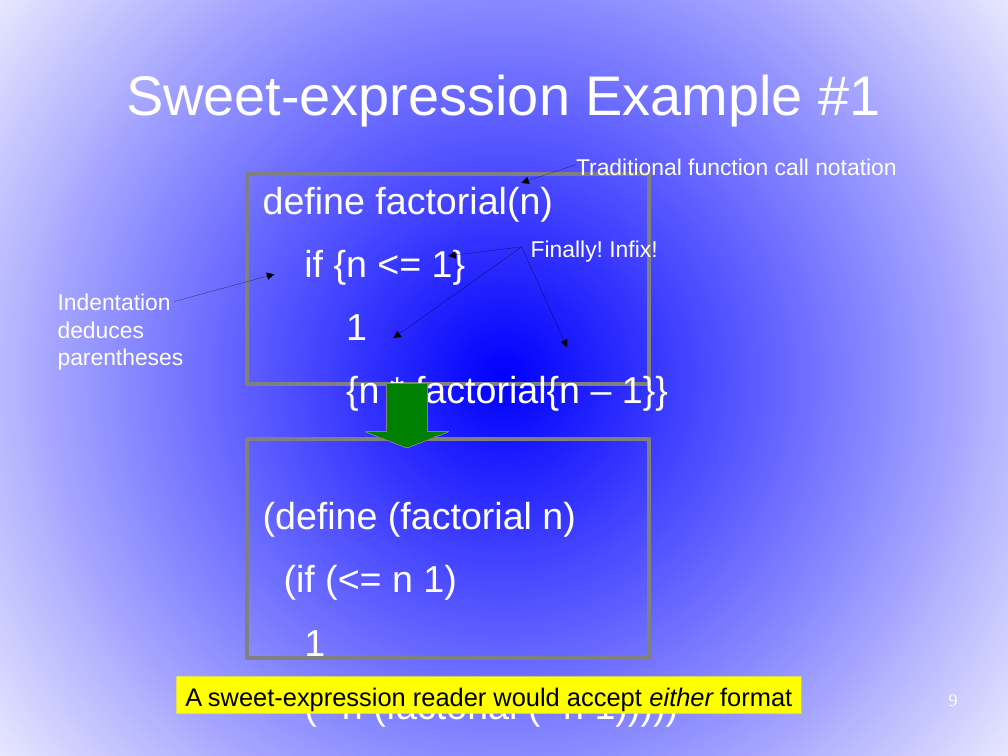
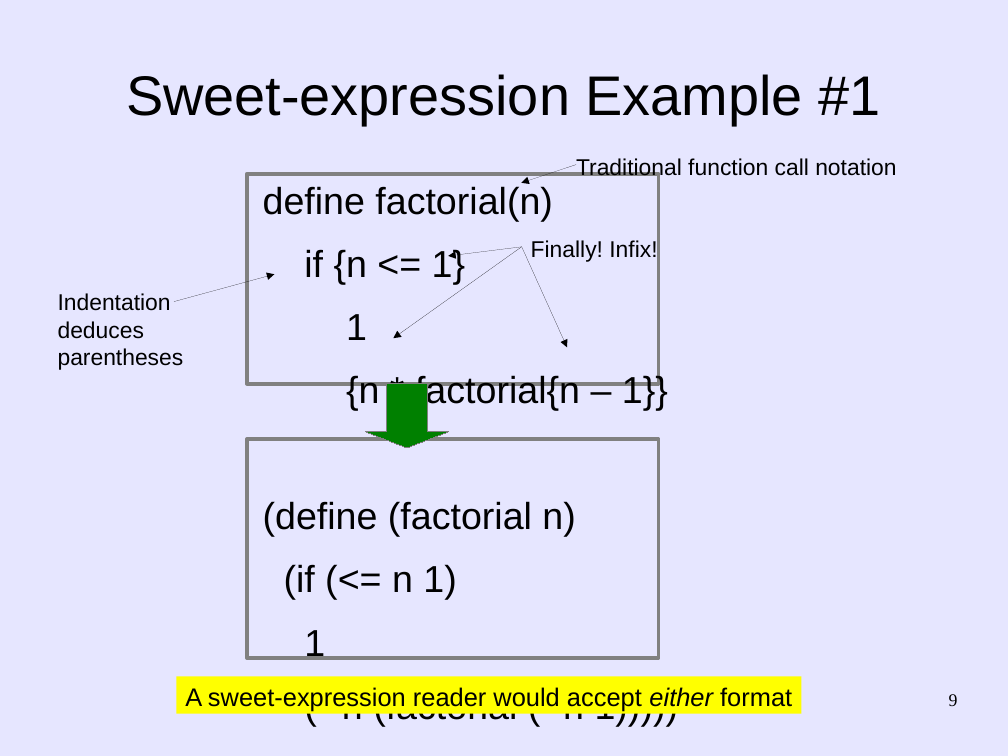
Before and after one commit to martin12333/Readable-Lisp-S-expressions, a slide deck: slide 9 of readable-s-expressions.odp. Drawn at 1008x756 pixels with LibreOffice and Linux fonts; fonts in the diff are those of the drawing. Boxes give left, top, right and bottom in pixels: in the first picture for what was removed or moved away, otherwise in the second. Text is boxed around its words. In the diff, an @@ line names an element or a change of style, - is before the commit and + after.

Commit message:
Update presentation - new (hopefully clearer) background, etc.
  - Change presentation color background to hopefully be easier to read.
    Alan Manuel Gloria reported that the orginal blue background gradient
    "seems to make the text a little hard to read; straight blue
    is dark to the human eye (nearer to black than white) but the
    background fades to white at the edges, and the fade is too linear."
    He also reported that the audio was low, I'm not sure I can fix that
    in the video.
  - Emphasized even more that these are new *abbreviations* -
    abbreviations are already in Lisp, and we're not preventing the
    use of traditional s-expressions,  so this hopefully will make the
    idea clearer.
  - Noted that neoteric- and sweet-expressions *are* technically a
    change in meaning... but not one that normally matters.

```diff
--- a/readable-s-expressions.odp
+++ b/readable-s-expressions.odp
@@ background gradient #0000FF to #E6E6FF to #E6E6FF @@
@@ rectangle: place and size @@
-rectangle at box(247, 174, 649, 384)
+rectangle at box(247, 174, 659, 384)
@@ rectangle: place and size @@
-rectangle at box(247, 439, 649, 659)
+rectangle at box(247, 439, 659, 659)
@@ text colour #FFFFFF to #000000 in 6 elements at box(126, 74, 880, 125), box(263, 186, 678, 726), box(576, 158, 896, 181), box(58, 293, 184, 370), box(531, 240, 657, 262), box(949, 694, 958, 706) @@
```
Also in this commit, not shown: 16 other slides changed.
